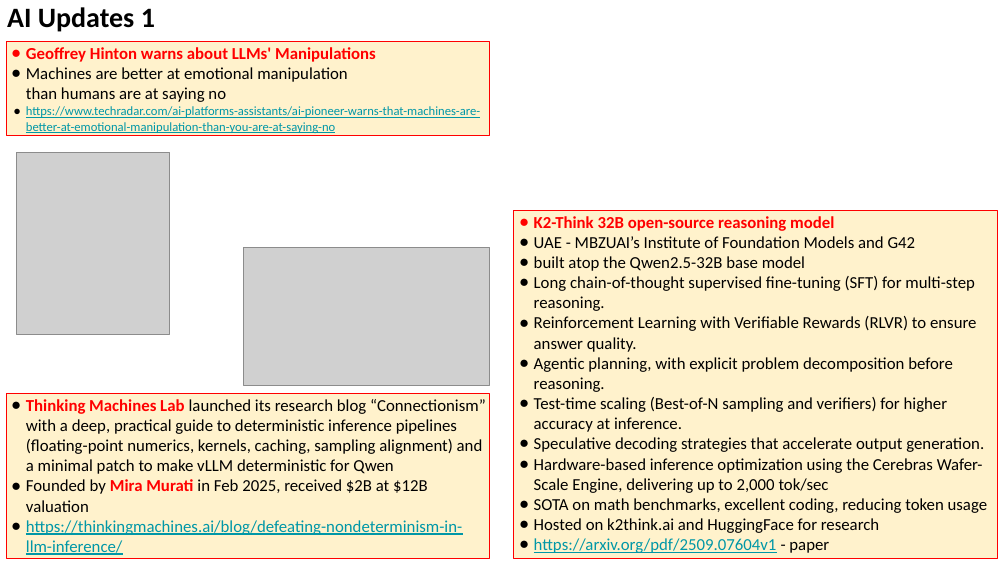
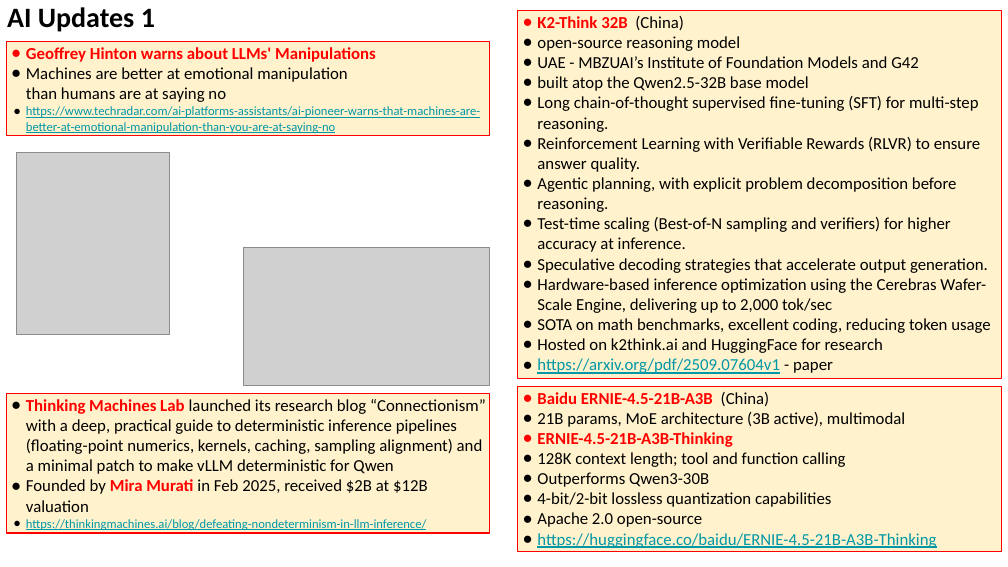
Before and after one commit to lselector/seminar, a slide deck: slide 4 of 2025/2025-09-12-AI-Updates.pptx (slide 3 before the commit). Drawn at 1008x567 pixels with LibreOffice and Linux fonts; fonts in the diff are those of the drawing; grey boxes stand for pictures. Boxes give left, top, right and bottom in pixels: in the first picture for what was removed or moved away, otherwise in the second. Text is boxed around its words. In the diff, an @@ line names an element or a change of style, - is before the commit and + after.

```diff
--- a/2025/2025-09-12-AI-Updates.pptx
+++ b/2025/2025-09-12-AI-Updates.pptx
@@ rectangle "K2-Think 32B (China)": place and size @@
-rectangle "K2-Think 32B (China)" at bbox=[514, 211, 998, 558]
+rectangle "K2-Think 32B (China)" at bbox=[517, 10, 1001, 379]
@@ text in rectangle at bbox=[537, 16, 740, 51]: text changed; text colour #FF0000 to #000000; bold off @@
-● K2-Think 32B open-source reasoning model
+● K2-Think 32B (China)
+● open-source reasoning model
@@ rectangle added at bbox=[517, 386, 1001, 551], fill #FFF2CC, outline #FF0000 0.75 pt, 12 pt, text #000000 @@
+● Baidu ERNIE-4.5-21B-A3B (China)
+● 21B params, MoE architecture (3B active), multimodal
+● ERNIE-4.5-21B-A3B-Thinking
+● 128K context length; tool and function calling
+● Outperforms Qwen3-30B
+● 4-bit/2-bit lossless quantization capabilities
+● Apache 2.0 open-source
+● https://huggingface.co/baidu/ERNIE-4.5-21B-A3B-Thinking
@@ rectangle "Thinking Machines Lab launched its ...": place and size @@
-rectangle "Thinking Machines Lab launched its ..." at bbox=[6, 394, 490, 559]
+rectangle "Thinking Machines Lab launched its ..." at bbox=[6, 394, 490, 533]
@@ text in rectangle at bbox=[26, 519, 427, 530]: size 12 to 9 pt in "https://thinkingmachines.ai/blog/defeating-nondeterminism-in ..."; indent changed @@
```
Also in this commit, not shown: 10 other slides changed, 1 slide added.
